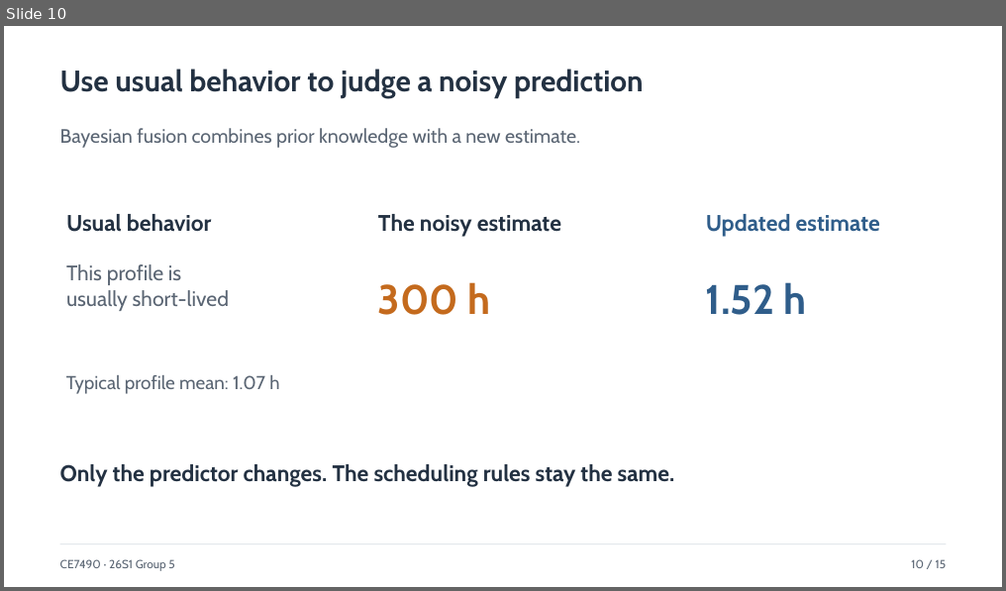
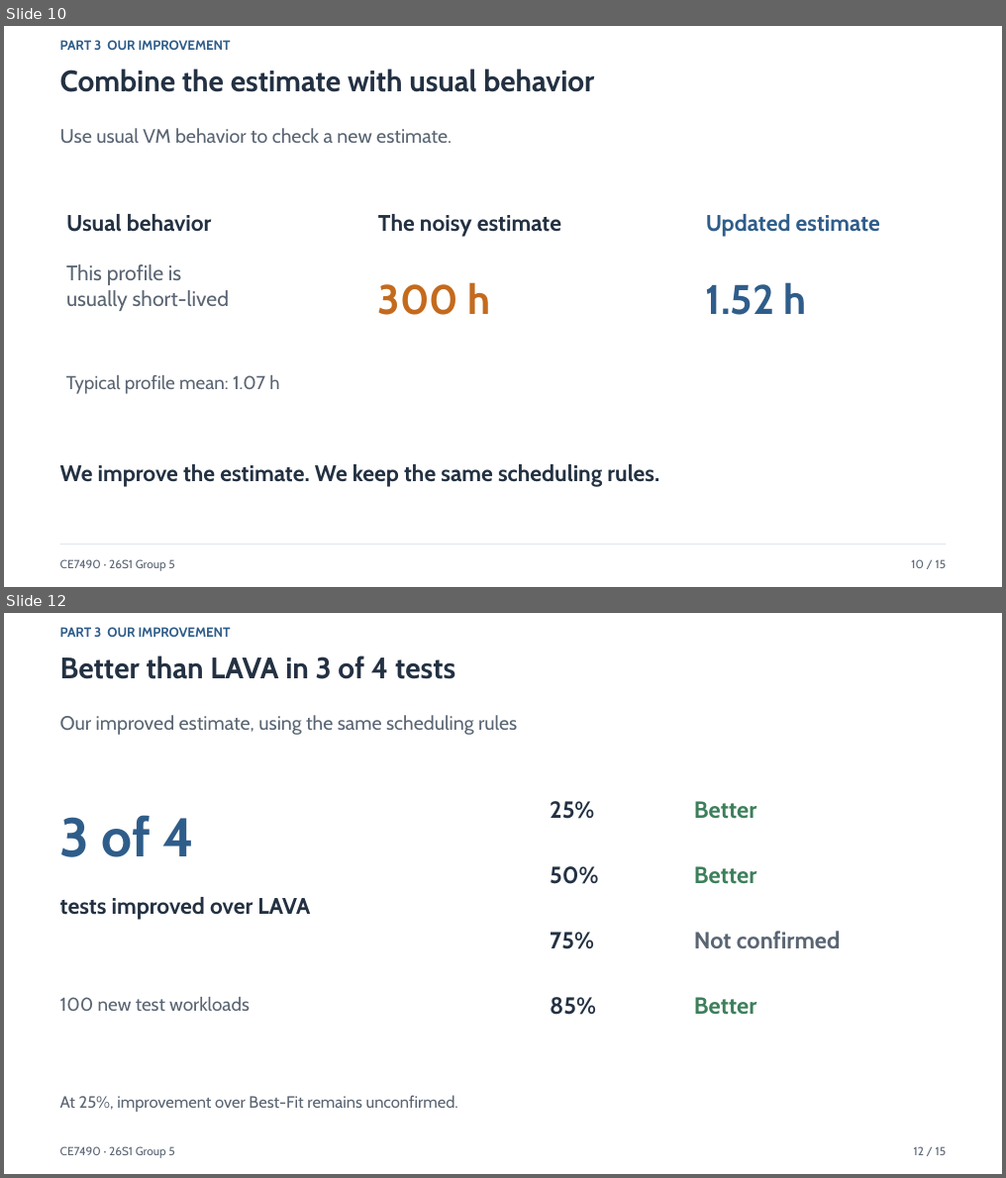
Before and after one commit to xxxmian/CE7490-P2_Revisiting_LAVA, a slide deck: Revisiting_Lifetime_Aware_VM_Allocation_Presentation_v4.pptx. Shown one above the other, each under a label of ours: slide 10 before the commit, slides 10 and 12 after it; the slides between them are not shown. The pictures are 1006x591 and 1006x1178 pixels, drawn with LibreOffice and Linux fonts; fonts in the diff are those of the drawing. Boxes give left, top, right and bottom in pixels: in the first picture for what was removed or moved away, otherwise in the second. Text is boxed around its words. In the diff, an @@ line names an element or a change of style, - is before the commit and + after.

```diff
--- a/Revisiting_Lifetime_Aware_VM_Allocation_Presentation_v4.pptx
+++ b/Revisiting_Lifetime_Aware_VM_Allocation_Presentation_v4.pptx
@@ slide 12 added at <box>4,613,1002,1174</box>, background #FFFFFF @@
@@ text added at <box>60,627,231,637</box>, 12.8 pt, text #2F5D8A, bold @@
+PART 3 OUR IMPROVEMENT
@@ text added at <box>60,656,455,679</box>, 28.5 pt, text #233142, bold @@
+Better than LAVA in 3 of 4 tests
@@ text added at <box>60,715,517,735</box>, 18.8 pt, text #5A6573 @@
+Our improved estimate, using the same scheduling rules
@@ text added at <box>60,815,194,858</box>, 52.5 pt, text #2F5D8A, bold @@
+3 of 4
@@ text added at <box>549,801,594,819</box>, 22.5 pt, text #233142, bold @@
+25%
@@ text added at <box>694,801,757,819</box>, 22.5 pt, text #3D7F5B, bold @@
+Better
@@ text added at <box>549,866,598,884</box>, 22.5 pt, text #233142, bold @@
+50%
@@ text added at <box>694,866,757,884</box>, 22.5 pt, text #3D7F5B, bold @@
+Better
@@ text added at <box>60,897,310,920</box>, 21.8 pt, text #233142, bold @@
+tests improved over LAVA
@@ text added at <box>549,932,594,950</box>, 22.5 pt, text #233142, bold @@
+75%
@@ text added at <box>694,931,841,949</box>, 22.5 pt, text #5A6573, bold @@
+Not confirmed
@@ text added at <box>60,997,250,1011</box>, 18 pt, text #5A6573 @@
+100 new test workloads
@@ text added at <box>549,997,596,1015</box>, 22.5 pt, text #233142, bold @@
+85%
@@ text added at <box>694,997,757,1015</box>, 22.5 pt, text #3D7F5B, bold @@
+Better
@@ text added at <box>60,1095,458,1112</box>, 15.8 pt, text #5A6573 @@
+At 25%, improvement over Best-Fit remains unconfirmed.
@@ text added at <box>60,1147,174,1158</box>, 11.2 pt, text #5A6573 @@
+CE7490 · 26S1 Group 5
@@ text added at <box>914,1147,946,1156</box>, 11.2 pt, text #5A6573 @@
+12 / 15
@@ slide 10 changed as well @@
@@ text added at <box>60,40,231,50</box>, 12.8 pt, text #2F5D8A, bold @@
+PART 3 OUR IMPROVEMENT
@@ text at <box>60,69,594,92</box>: text changed @@
-Use usual behavior to judge a noisy prediction
+Combine the estimate with usual behavior
@@ text at <box>60,128,451,143</box>: text changed @@
-Bayesian fusion combines prior knowledge with a new estimate.
+Use usual VM behavior to check a new estimate.
@@ text at <box>60,465,659,487</box>: text changed @@
-Only the predictor changes. The scheduling rules stay the same.
+We improve the estimate. We keep the same scheduling rules.
```
Also in this commit, not shown: 12 other slides changed, 1 other slide added, 2 slides removed, 6 other files.
